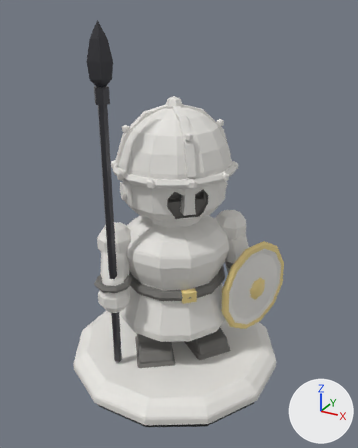
The glTF model src/chesspieces/pawn_white.glb: old version first, new version second.
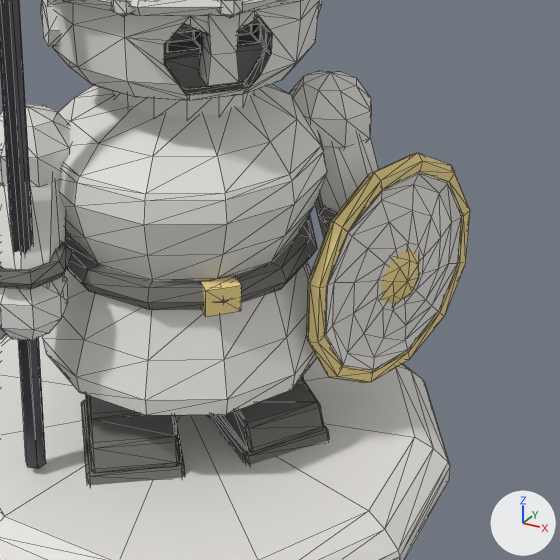
Each version appears first whole from a 50 mm camera at (1.23, -2.19, 1.97) aimed at (0.04, -0.01, 0.88), and next in a close-up on the part from 29% to 89% of the width and 41% to 89% of the height. Lighting does not change. The marker at lower right points along +X, +Y and +Z. The older version's two pictures come first. The close-ups show mesh edges as thin lines. Where no turn or scale is listed for an object, it has been applied to the vertices.

In view in the first close-up: 'Pawn_White'.
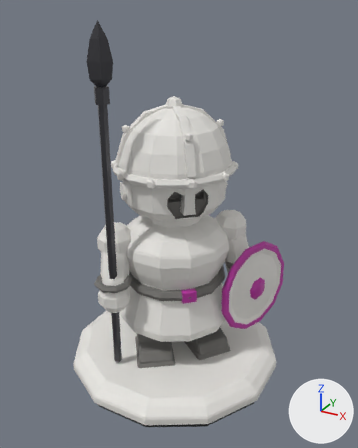
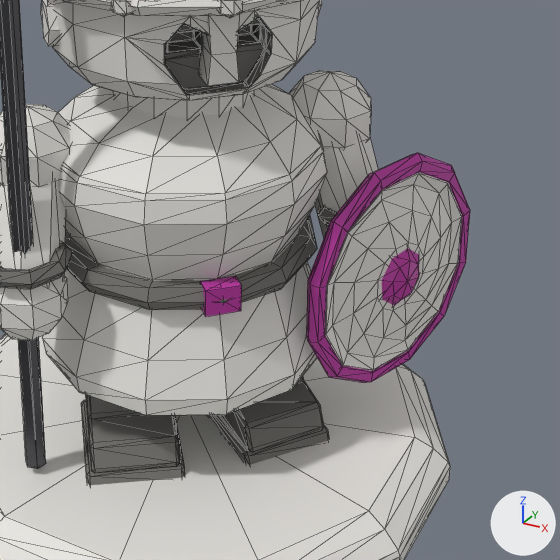
Location of each change, [x1, y1, x2, y2] in pixels of the close-ups (560 x 560 px):
'Pawn_White', recoloured (darker): [197, 153, 470, 405] in both

The change, as a list of edits to the scene's bpy script:
```text
Change mat_flag_white:
    mat_flag_white.base_color: (0.88, 0.7, 0.28) -> (0.509, 0.0331, 0.371)  # yellow #f1da90 -> pink #bd33a4
```
